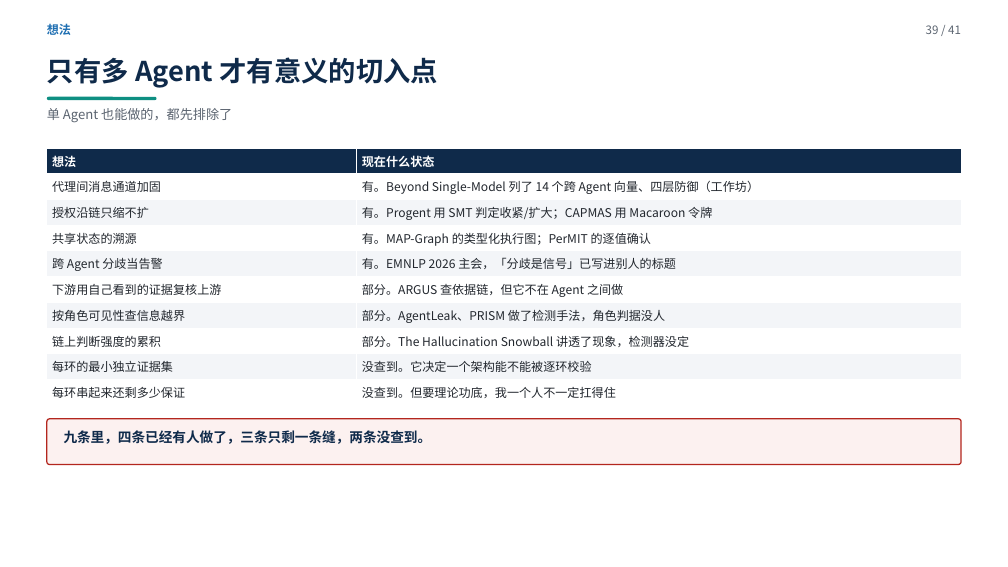
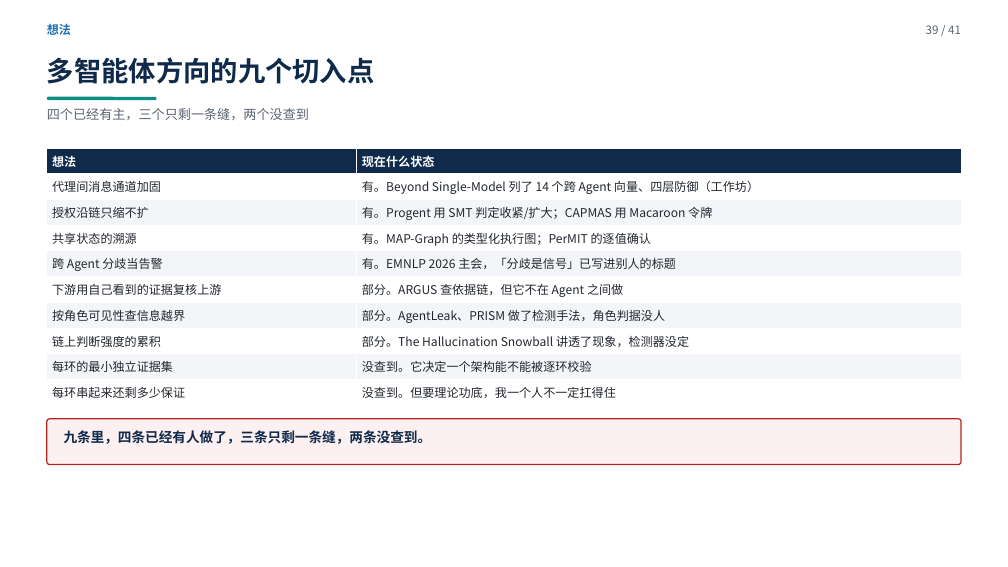
Before and after one commit to yiiiiiii1/multi-agent-remote-sensing, a slide deck: slide 39 of 阶段2-卫星多智能体防御/presentations/卫星多智能体安全调研汇报.pptx. Drawn at 1008x567 pixels with LibreOffice and Linux fonts; fonts in the diff are those of the drawing. Boxes give left, top, right and bottom in pixels: in the first picture for what was removed or moved away, otherwise in the second. Text is boxed around its words. In the diff, an @@ line names an element or a change of style, - is before the commit and + after.

Commit message:
修 P39 的筛选说明（「单 Agent 也能做的都排除了」属讲法，不该上 PPT），标题改成「多智能体方向的九个切入点」+ 四个有主/三个有缝/两个没查到；check_ppt.py 加一类新规则：筛选说明类措辞

```diff
--- a/阶段2-卫星多智能体防御/presentations/卫星多智能体安全调研汇报.pptx
+++ b/阶段2-卫星多智能体防御/presentations/卫星多智能体安全调研汇报.pptx
@@ text at (47, 57, 375, 84): text changed @@
-只有多 Agent 才有意义的切入点
+多智能体方向的九个切入点
@@ text at (47, 108, 309, 120): text changed @@
-单 Agent 也能做的，都先排除了
+四个已经有主，三个只剩一条缝，两个没查到
```
Also in this commit, not shown: 2 other files.
